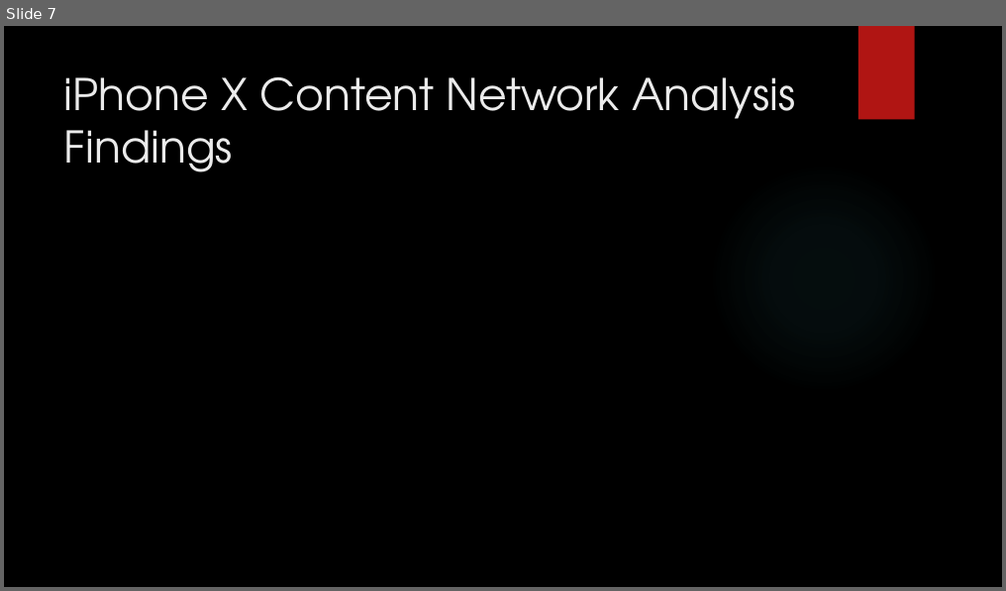
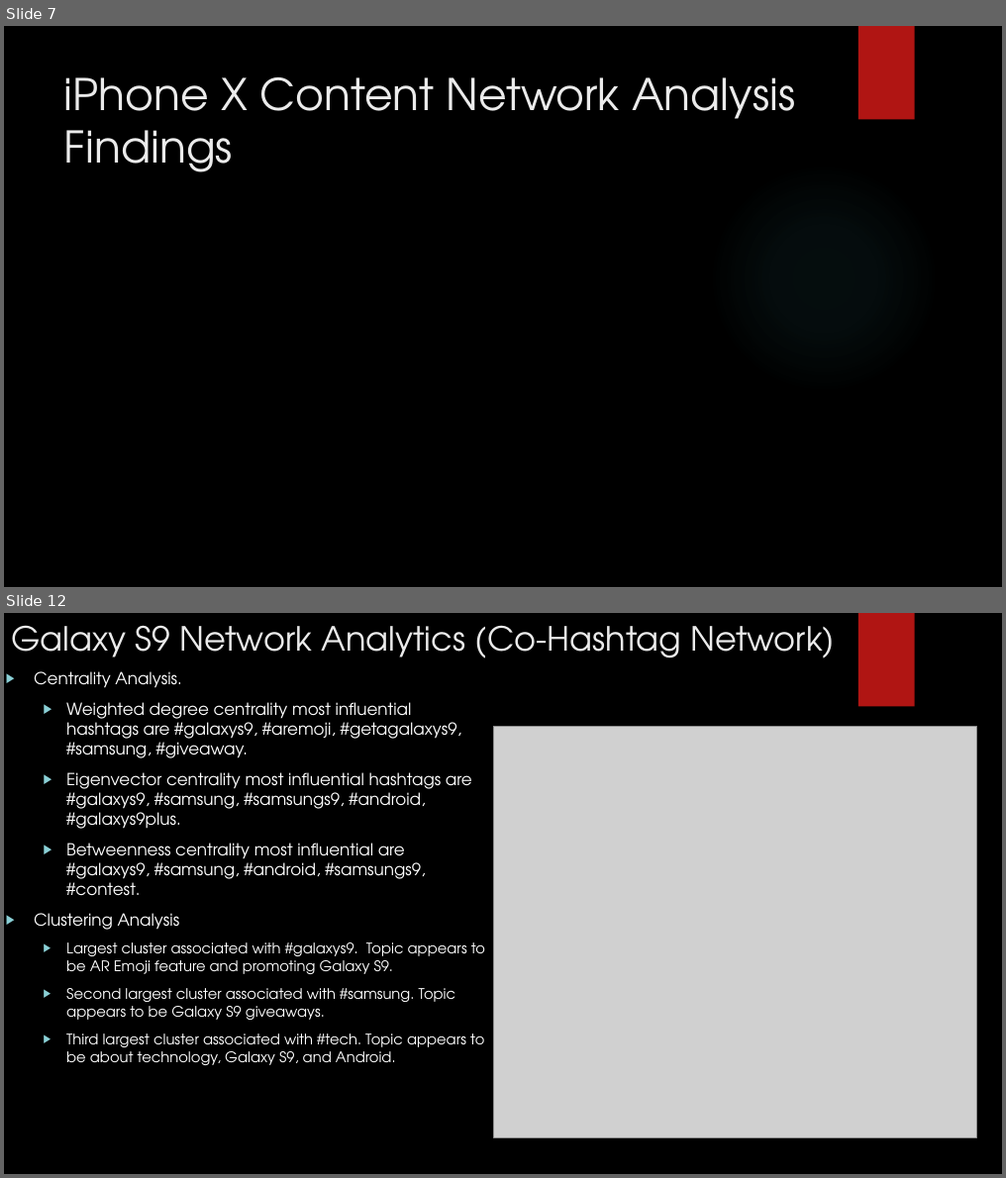
Before and after one commit to kevinbsc/FinalProject, a slide deck: FINAL_presentation_iphone_galaxy.pptx. Shown one above the other, each under a label of ours: slide 7 before the commit, slides 7 and 12 after it; the slides between them are not shown. The pictures are 1006x591 and 1006x1178 pixels, drawn with LibreOffice and Linux fonts; fonts in the diff are those of the drawing; grey boxes stand for pictures; background and template pictures are left out. Boxes give left, top, right and bottom in pixels: in the first picture for what was removed or moved away, otherwise in the second. Text is boxed around its words. In the diff, an @@ line names an element or a change of style, - is before the commit and + after.

Commit message:
Add files via upload
Updated with Galaxy S9

```diff
--- a/FINAL_presentation_iphone_galaxy.pptx
+++ b/FINAL_presentation_iphone_galaxy.pptx
@@ slide 12 added at box(4, 613, 1002, 1174), background picture (left out); not listed: 1 template element that a slide beside it also shows @@
@@ title added at box(12, 625, 835, 659), 32 pt, text #EBEBEB @@
+Galaxy S9 Network Analytics (Co-Hashtag Network)
@@ text added at box(34, 671, 485, 1065), 16 pt, text #FFFFFF @@
+▶ Centrality Analysis.
+  ▶ Weighted degree centrality most influential hashtags are #galaxys9, #aremoji, #getagalaxys9, #samsung, #giveaway.
+  ▶ Eigenvector centrality most influential hashtags are #galaxys9, #samsung, #samsungs9, #android, #galaxys9plus.
+  ▶ Betweenness centrality most influential are #galaxys9, #samsung, #android, #samsungs9, #contest.
+▶ Clustering Analysis
+  ▶ Largest cluster associated with #galaxys9. Topic appears to be AR Emoji feature and promoting Galaxy S9.
+  ▶ Second largest cluster associated with #samsung. Topic appears to be Galaxy S9 giveaways.
+  ▶ Third largest cluster associated with #tech. Topic appears to be about technology, Galaxy S9, and Android.
@@ picture added at box(494, 726, 976, 1138) @@
```
Also in this commit, not shown: 5 other slides added.
